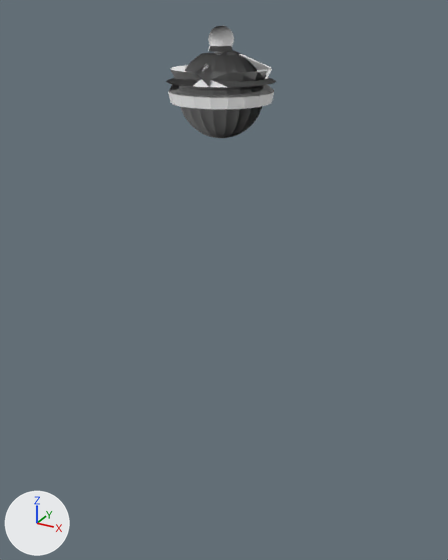
The OBJ model assets/chess/White_Queen.obj: old version first, new version second.
Before and after are seen from a 50 mm lens placed at (-7.91, -4.99, 4.9), pointed at (-10.66, 0.01, 2.4). The axes (+X, +Y, +Z) are drawn at lower left. The lights are the same throughout. Where no turn or scale is listed for an object, it has been applied to the vertices.

In view in the first picture: 'White_Queen'.
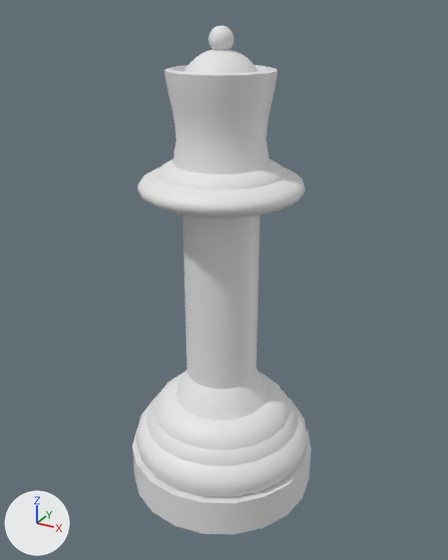
Changed parts and their boxes [x1, y1, x2, y2] in the pictures (448 x 560 px):
'White_Queen', reshaped (62% wider, 352% taller): before [166, 26, 276, 138]; after [132, 25, 311, 535]
part 1 of me_white_queen, added: after [132, 428, 311, 535]
part 2 of me_white_queen, added: after [154, 372, 290, 450]
part 3 of me_white_queen, added: after [176, 368, 267, 420]
part 4 of me_white_queen, added: after [136, 397, 308, 497]
part 5 of me_white_queen, added: after [146, 390, 297, 466]
part 6 of me_white_queen, added: after [137, 167, 305, 218]
part 7 of me_white_queen, added: after [157, 159, 285, 190]
part 8 of me_white_queen, added: after [183, 215, 260, 389]
part 9 of me_white_queen, added: after [164, 67, 278, 174]

The change in detail:
me_white_queen is used by ob_white_queen; location (0.0, 0.0, 0.0).
me_white_queen had 859 vertices, 860 faces and spanned x -11.166..-10.2, y -0.483..0.483, z 3.819..4.763.
me_white_queen no longer uses material mat_white (white #e7e7e7).
me_white_queen now has 3089 vertices, 3141 faces and spans x -11.683..-9.683, y -1.0..1.0, z 0.037..4.763.
me_white_queen part 1: a new loose piece, a 20-sided cylinder along z spanning x -11.683..-9.683, y -1.0..1.0, z 0.037..0.446.
me_white_queen part 2: a new loose piece, a torus around z (ring radius 0.507, tube radius 0.255) spanning x -11.443..-9.923, y -0.76..0.76, z 0.559..1.072.
me_white_queen part 3: a new loose piece, a 20-sided cone pointing to +z spanning x -11.203..-10.163, y -0.52..0.52, z 1.023..2.201.
me_white_queen part 4: a new loose piece of 400 vertices spanning x -11.64..-9.726, y -0.957..0.957, z 0.301..0.814.
me_white_queen part 5: a new loose piece of 400 vertices spanning x -11.523..-9.844, y -0.84..0.84, z 0.451..0.963.
me_white_queen part 6: a new loose piece of 400 vertices spanning x -11.467..-9.899, y -0.784..0.784, z 3.243..3.499.
me_white_queen part 7: a new loose piece of 400 vertices spanning x -11.287..-10.079, y -0.604..0.604, z 3.339..3.595.
me_white_queen part 8: a new loose piece of 41 vertices spanning x -11.055..-10.312, y -0.372..0.372, z 1.275..3.3.
me_white_queen part 9: 126 vertices added at x -11.178..-10.188, y -0.495..0.495, z 3.486..4.405.
me_white_queen part 10: the surface is now shaded flat.
